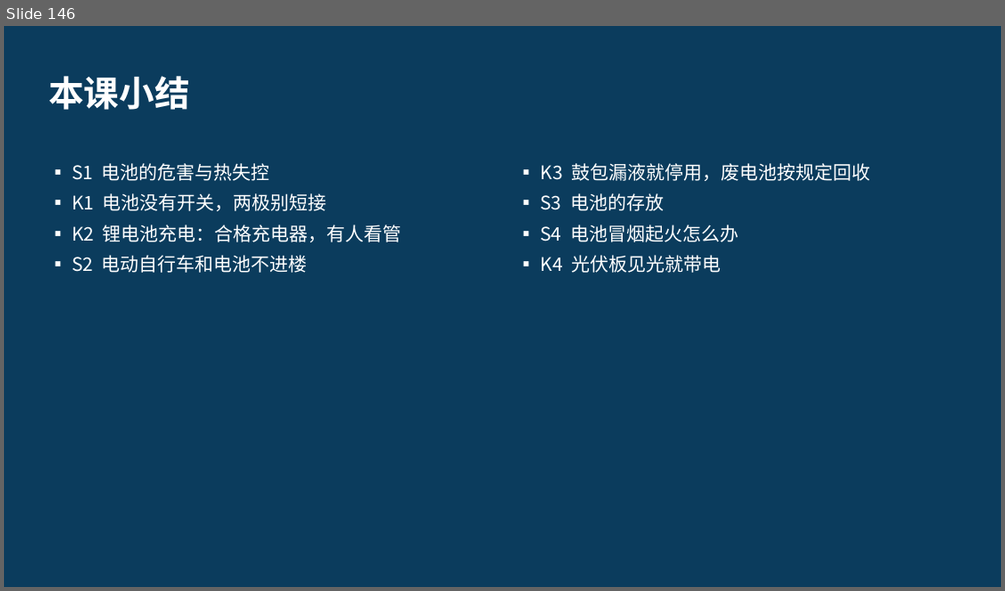
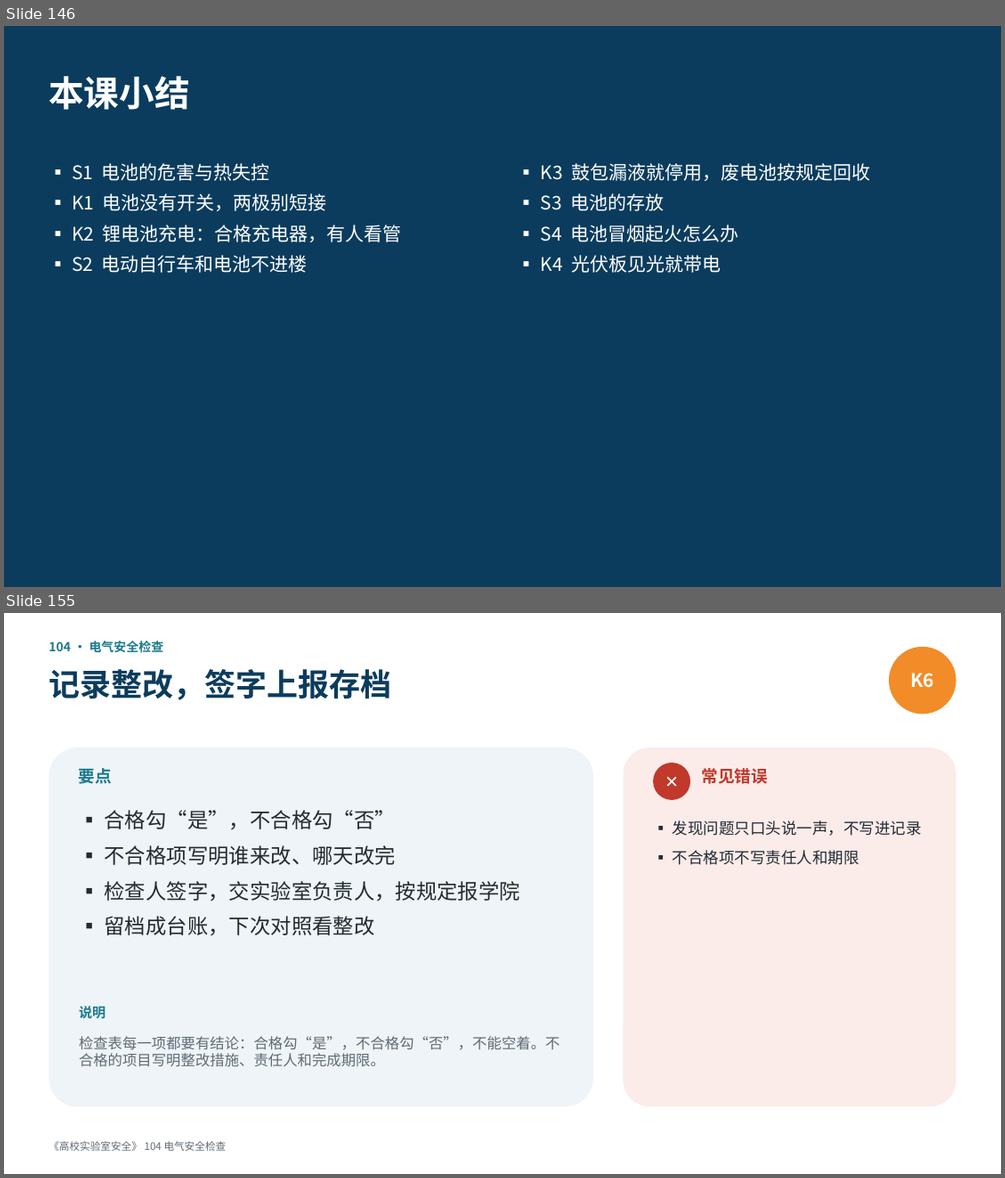
Before and after one commit to hanrongwx-max/videoyoutubo, a slide deck: course/高校实验室安全/课件/第8章_电气安全.pptx. Shown one above the other, each under a label of ours: slide 146 before the commit, slides 146 and 155 after it; the slides between them are not shown. The pictures are 1005x591 and 1005x1178 pixels, drawn with LibreOffice and Linux fonts; fonts in the diff are those of the drawing. Boxes give left, top, right and bottom in pixels: in the first picture for what was removed or moved away, otherwise in the second. Text is boxed around its words. In the diff, an @@ line names an element or a change of style, - is before the commit and + after.

```diff
--- a/course/高校实验室安全/课件/第8章_电气安全.pptx
+++ b/course/高校实验室安全/课件/第8章_电气安全.pptx
@@ slide 155 added at <box>4,613,1001,1174</box>, background #FFFFFF @@
@@ text added at <box>48,641,164,653</box>, 12 pt, text #1D7A8C, bold @@
+104 · 电气安全检查
@@ ellipse added at <box>889,647,956,714</box>, fill #F28C28, 18 pt, text #FFFFFF, bold @@
+K6
@@ text added at <box>48,669,391,700</box>, 30 pt, text #0B3C5D, bold @@
+记录整改，签字上报存档
@@ rounded rectangle added at <box>48,747,593,1107</box>, fill #EEF4F7 @@
@@ text added at <box>79,768,112,784</box>, 16 pt, text #1D7A8C, bold @@
+要点
@@ rounded rectangle added at <box>623,747,956,1107</box>, fill #FBECEA @@
@@ ellipse added at <box>653,763,690,800</box>, fill #C0392B, 16 pt, text #FFFFFF, bold @@
+✕
@@ text added at <box>702,768,768,784</box>, 16 pt, text #C0392B, bold @@
+常见错误
@@ text added at <box>105,810,521,935</box>, 20 pt, text #222B33 @@
+▪ 合格勾“是”，不合格勾“否”
+▪ 不合格项写明谁来改、哪天改完
+▪ 检查人签字，交实验室负责人，按规定报学院
+▪ 留档成台账，下次对照看整改
@@ text added at <box>672,820,922,865</box>, 15 pt, text #222B33 @@
+▪ 发现问题只口头说一声，不写进记录
+▪ 不合格项不写责任人和期限
@@ text added at <box>79,1005,105,1018</box>, 13 pt, text #1D7A8C, bold @@
+说明
@@ text added at <box>79,1036,559,1067</box>, 14 pt, text #5F6B75 @@
+检查表每一项都要有结论：合格勾“是”，不合格勾“否”，不能空着。不合格的项目写明整改措施、责任人和完成期限。
@@ text added at <box>48,1141,226,1151</box>, 10 pt, text #5F6B75 @@
+《高校实验室安全》 104 电气安全检查
```
Also in this commit, not shown: 14 other slides added, 2 other files.
